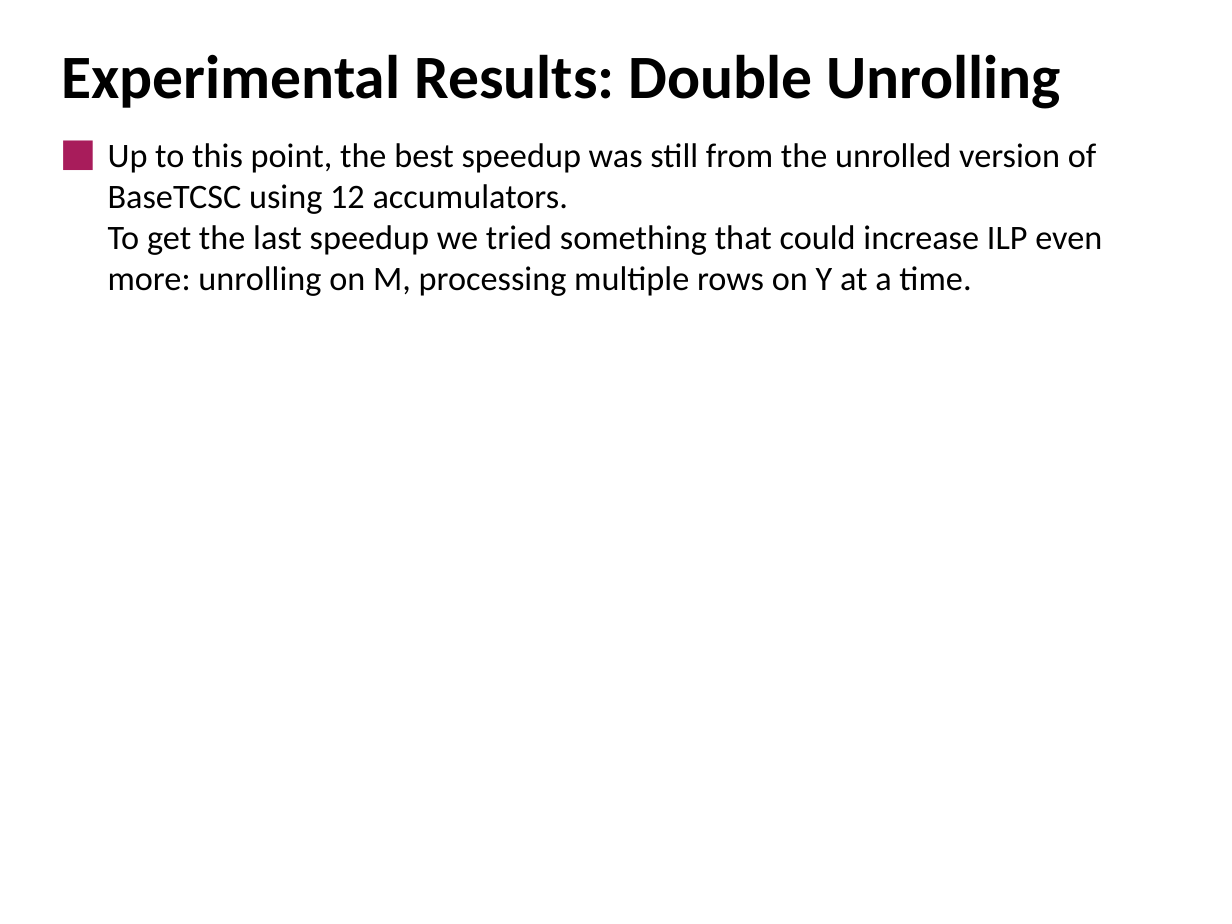
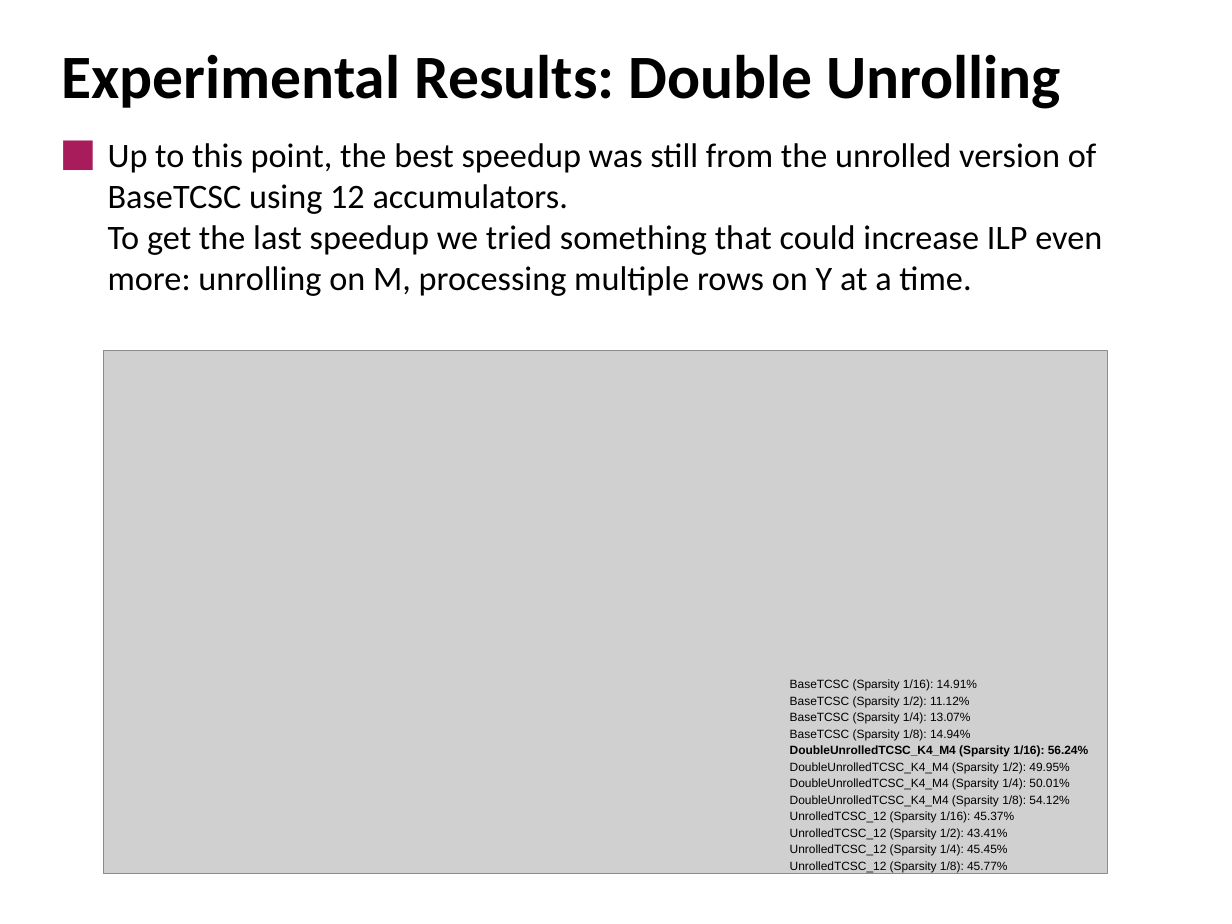
Before and after one commit to alessiomelone/Ternary-spGEMM, a slide deck: slide 16 of 10.pptx. Drawn at 1232x924 pixels with LibreOffice and Linux fonts; fonts in the diff are those of the drawing; grey boxes stand for pictures. Boxes give left, top, right and bottom in pixels: in the first picture for what was removed or moved away, otherwise in the second. Text is boxed around its words. In the diff, an @@ line names an element or a change of style, - is before the commit and + after.

Commit message:
fix pp

```diff
--- a/10.pptx
+++ b/10.pptx
@@ picture added at bbox=[103, 351, 1108, 873] @@
@@ text added at bbox=[790, 679, 1088, 872], 7 pt, text #000000 @@
+BaseTCSC (Sparsity 1/16): 14.91%
+BaseTCSC (Sparsity 1/2): 11.12%
+BaseTCSC (Sparsity 1/4): 13.07%
+BaseTCSC (Sparsity 1/8): 14.94%
+DoubleUnrolledTCSC_K4_M4 (Sparsity 1/16): 56.24%
+DoubleUnrolledTCSC_K4_M4 (Sparsity 1/2): 49.95%
+DoubleUnrolledTCSC_K4_M4 (Sparsity 1/4): 50.01%
+DoubleUnrolledTCSC_K4_M4 (Sparsity 1/8): 54.12%
+UnrolledTCSC_12 (Sparsity 1/16): 45.37%
+UnrolledTCSC_12 (Sparsity 1/2): 43.41%
+UnrolledTCSC_12 (Sparsity 1/4): 45.45%
+UnrolledTCSC_12 (Sparsity 1/8): 45.77%
```
Also in this commit, not shown: 2 other slides changed.
